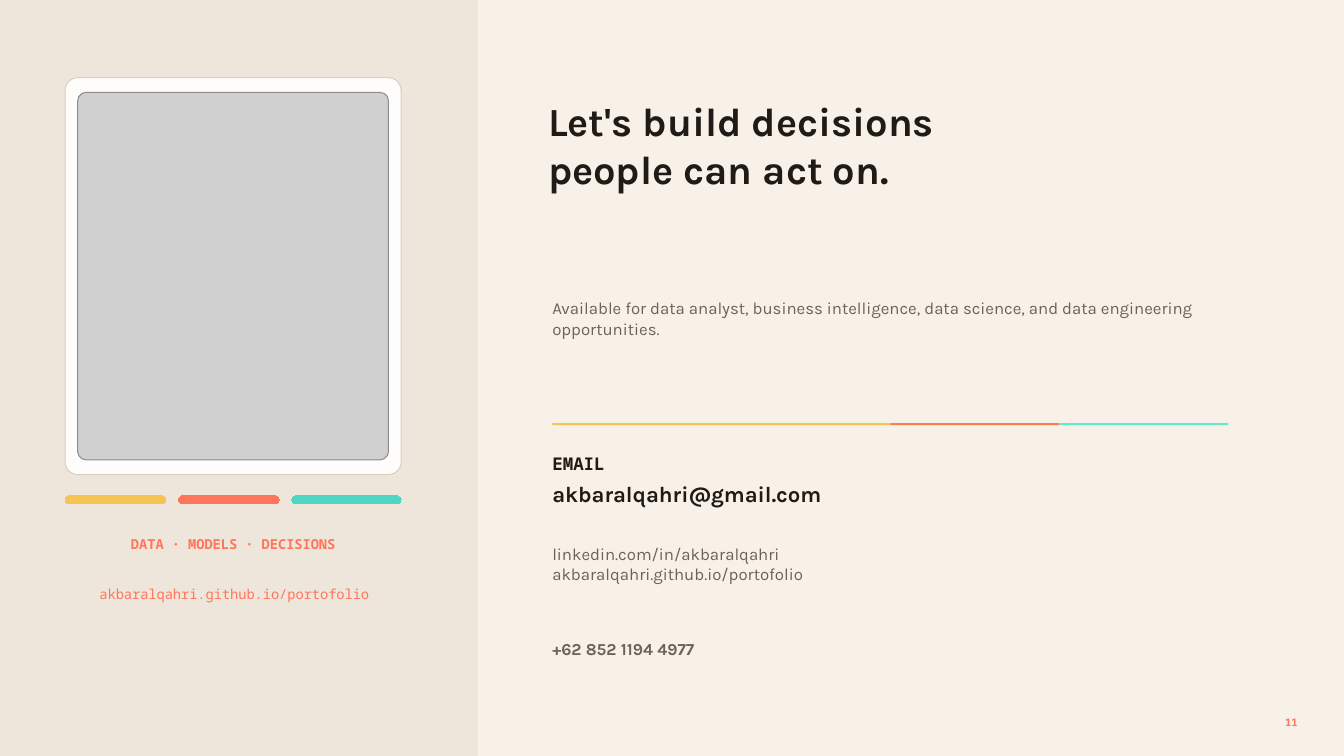
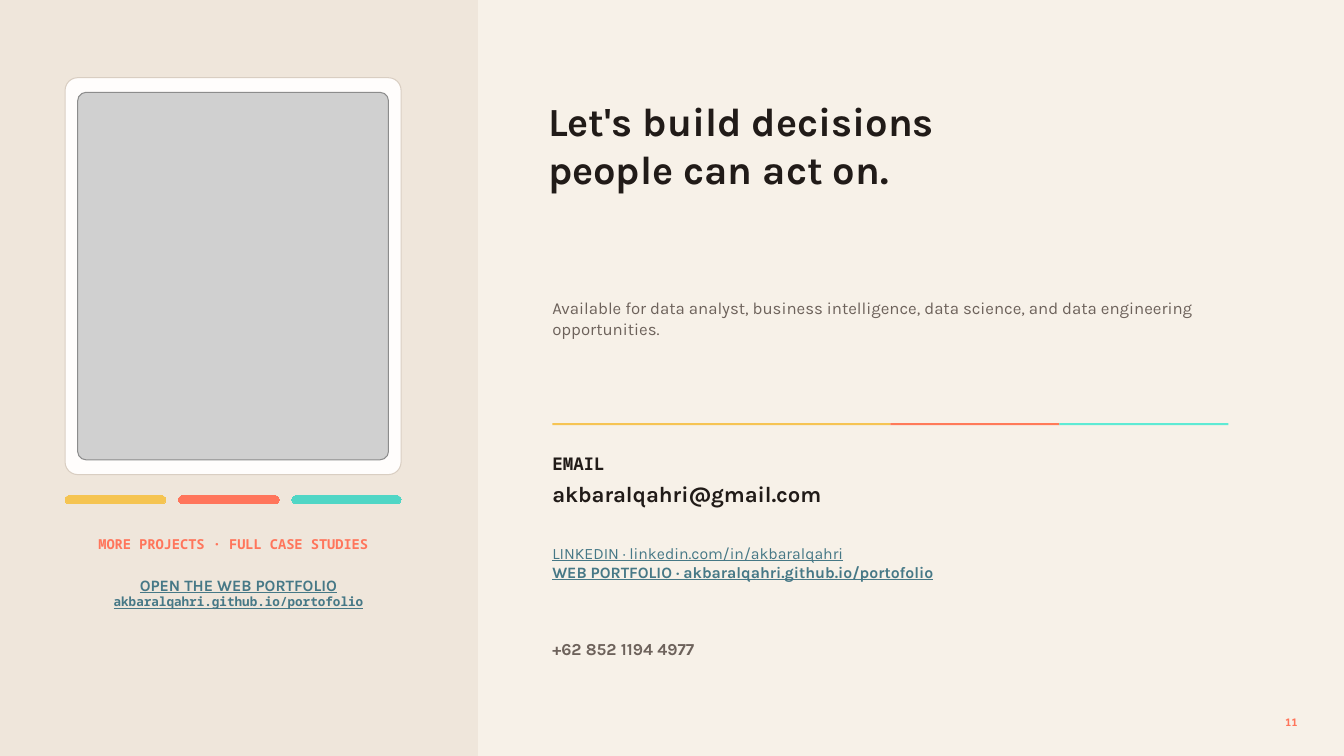
Before and after one commit to akbaralqahri/portofolio, a slide deck: slide 11 of outputs/Muhammad_Ali_Akbar_Al-Qahri_Portfolio_Minimal.pptx. Drawn at 1344x756 pixels with LibreOffice and Linux fonts; fonts in the diff are those of the drawing; grey boxes stand for pictures. Boxes give left, top, right and bottom in pixels: in the first picture for what was removed or moved away, otherwise in the second. Text is boxed around its words. In the diff, an @@ line names an element or a change of style, - is before the commit and + after.

Commit message:
update ppt

```diff
--- a/outputs/Muhammad_Ali_Akbar_Al-Qahri_Portfolio_Minimal.pptx
+++ b/outputs/Muhammad_Ali_Akbar_Al-Qahri_Portfolio_Minimal.pptx
@@ text at (98, 539, 368, 549): text changed @@
-DATA · MODELS · DECISIONS
+MORE PROJECTS · FULL CASE STUDIES
@@ text at (552, 547, 933, 582): text changed; size 12 to 11.2 pt; text colour #6D625B to #467886; bold on @@
-linkedin.com/in/akbaralqahri
-akbaralqahri.github.io/portofolio
+LINKEDIN · linkedin.com/in/akbaralqahri
+WEB PORTFOLIO · akbaralqahri.github.io/portofolio
@@ text "OPEN THE WEB PORTFOLIO": place and size @@
-text "OPEN THE WEB PORTFOLIO" at (99, 588, 369, 603)
+text "OPEN THE WEB PORTFOLIO" at (114, 580, 364, 609)
@@ text at (114, 596, 364, 609): size 9.8 to 9 pt, text colour #FF755B to #467886, bold on, underline on in "akbaralqahri.github.io/portofolio" @@
@@ text at (140, 580, 337, 593): paragraph added @@
+OPEN THE WEB PORTFOLIO
```
Also in this commit, not shown: 3 other slides changed, 1 other file.
